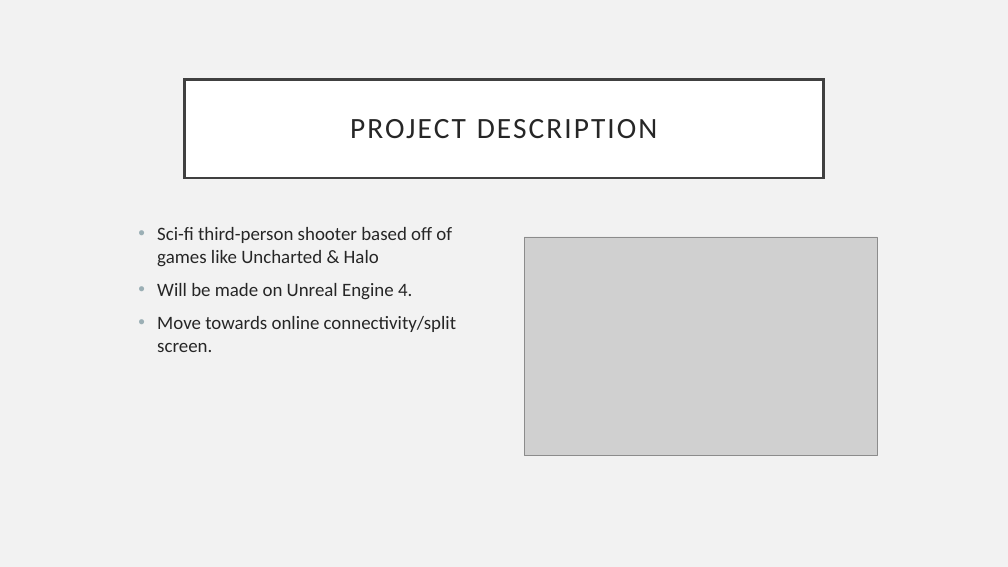
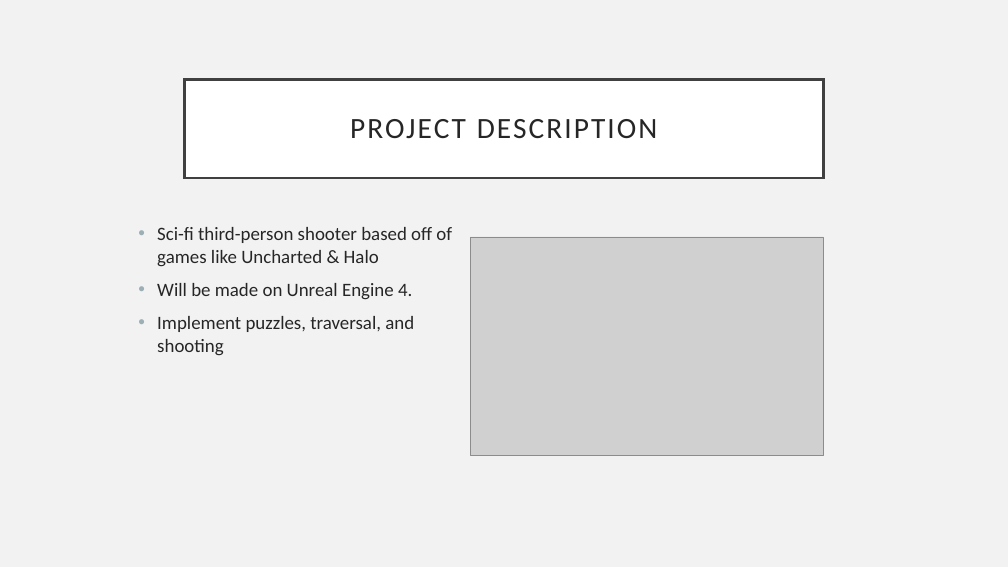
Before and after one commit to ronaldooeee/CMSI402, a slide deck: slide 2 of CMSI402 Project Proposal.pptx. Drawn at 1008x567 pixels with LibreOffice and Linux fonts; fonts in the diff are those of the drawing; grey boxes stand for pictures. Boxes give left, top, right and bottom in pixels: in the first picture for what was removed or moved away, otherwise in the second. Text is boxed around its words. In the diff, an @@ line names an element or a change of style, - is before the commit and + after.

```diff
--- a/CMSI402 Project Proposal.pptx
+++ b/CMSI402 Project Proposal.pptx
@@ picture: place and size @@
-picture at [524, 237, 877, 456]
+picture at [470, 237, 823, 456]
@@ text at [157, 316, 414, 355]: text changed @@
-• Move towards online connectivity/split screen.
+• Implement puzzles, traversal, and shooting
```
Also in this commit, not shown: 3 other slides changed.
